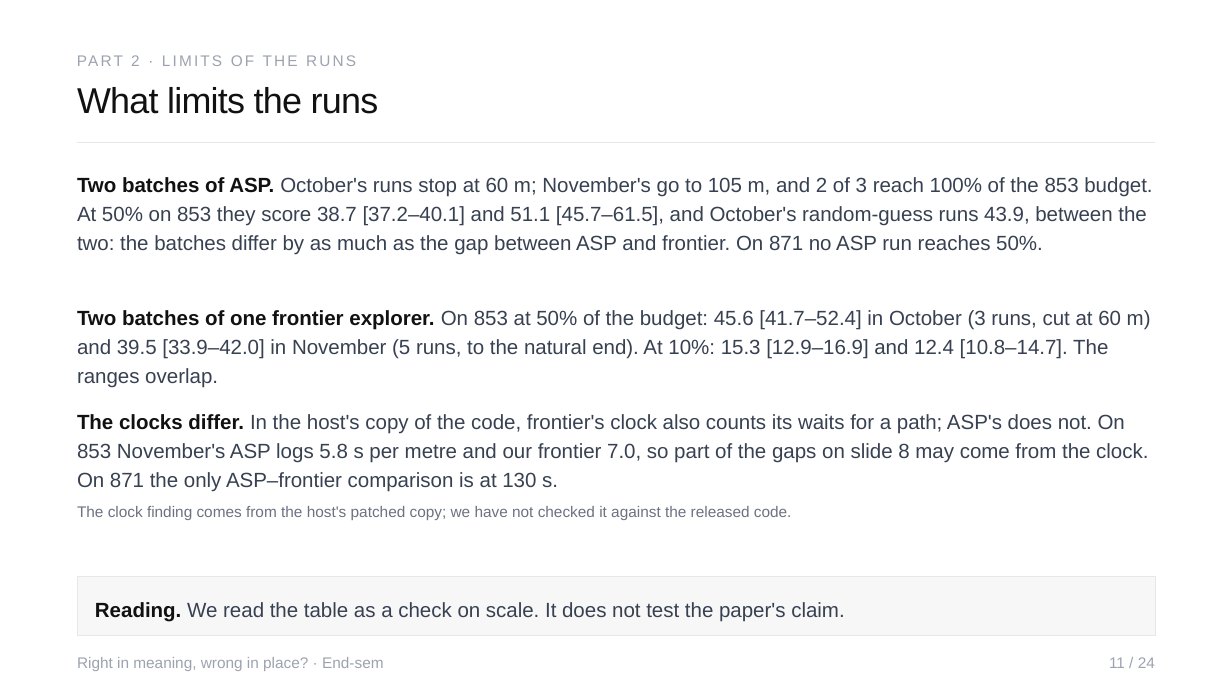
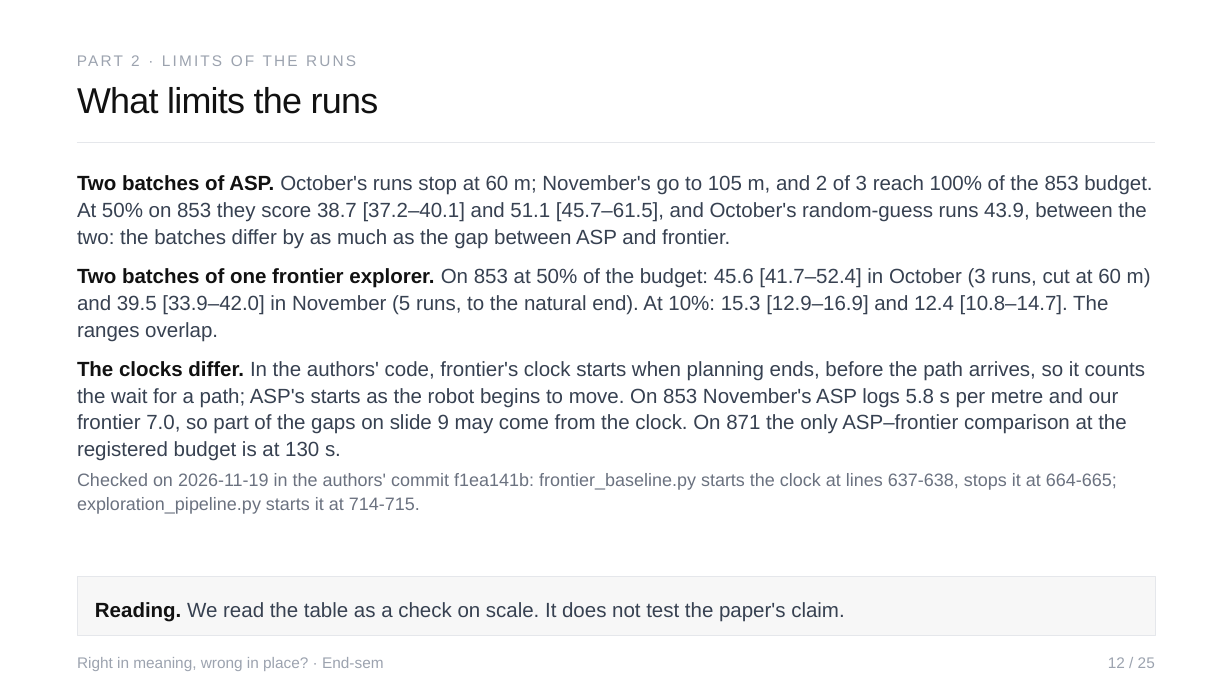
Before and after one commit to Sher110106/validity-aware-active-semantic-exploration, a slide deck: slide 12 of docs/endsem_2026-11/ASP_Endsem.pptx (slide 11 before the commit). Drawn at 1232x693 pixels with LibreOffice and Linux fonts; fonts in the diff are those of the drawing. Boxes give left, top, right and bottom in pixels: in the first picture for what was removed or moved away, otherwise in the second. Text is boxed around its words. In the diff, an @@ line names an element or a change of style, - is before the commit and + after.

```diff
--- a/docs/endsem_2026-11/ASP_Endsem.pptx
+++ b/docs/endsem_2026-11/ASP_Endsem.pptx
@@ text at (77,175,1152,249): text changed @@
-Two batches of ASP. October's runs stop at 60 m; November's go to 105 m, and 2 of 3 reach 100% of the 853 budget. At 50% on 853 they score 38.7 [37.2–40.1] and 51.1 [45.7–61.5], and October's random-guess runs 43.9, between the two: the batches differ by as much as the gap between ASP and frontier. On 871 no ASP run reaches 50%.
+Two batches of ASP. October's runs stop at 60 m; November's go to 105 m, and 2 of 3 reach 100% of the 853 budget. At 50% on 853 they score 38.7 [37.2–40.1] and 51.1 [45.7–61.5], and October's random-guess runs 43.9, between the two: the batches differ by as much as the gap between ASP and frontier.
@@ text "Two batches of one frontier ...": place and size @@
-text "Two batches of one frontier ..." at (77,310,1151,388)
+text "Two batches of one frontier ..." at (77,268,1151,341)
@@ text "Two batches of one frontier ..." at (77,268,1151,341): line spacing 22.4pt to 20.8pt @@
@@ text at (77,361,1145,461): text changed @@
-The clocks differ. In the host's copy of the code, frontier's clock also counts its waits for a path; ASP's does not. On 853 November's ASP logs 5.8 s per metre and our frontier 7.0, so part of the gaps on slide 8 may come from the clock. On 871 the only ASP–frontier comparison is at 130 s.
+The clocks differ. In the authors' code, frontier's clock starts when planning ends, before the path arrives, so it counts the wait for a path; ASP's starts as the robot begins to move. On 853 November's ASP logs 5.8 s per metre and our frontier 7.0, so part of the gaps on slide 9 may come from the clock. On 871 the only ASP–frontier comparison at the registered budget is at 130 s.
@@ text at (77,473,1117,514): text changed; size 12 to 14 pt @@
-The clock finding comes from the host's patched copy; we have not checked it against the released code.
+Checked on 2026-11-19 in the authors' commit f1ea141b: frontier_baseline.py starts the clock at lines 637-638, stops it at 664-665; exploration_pipeline.py starts it at 714-715.
@@ text at (1108,657,1155,668): text changed @@
-11 / 24
+12 / 25
```
Also in this commit, not shown: 24 other slides changed, 4 slides added, 1 slide removed, 8 other files.
